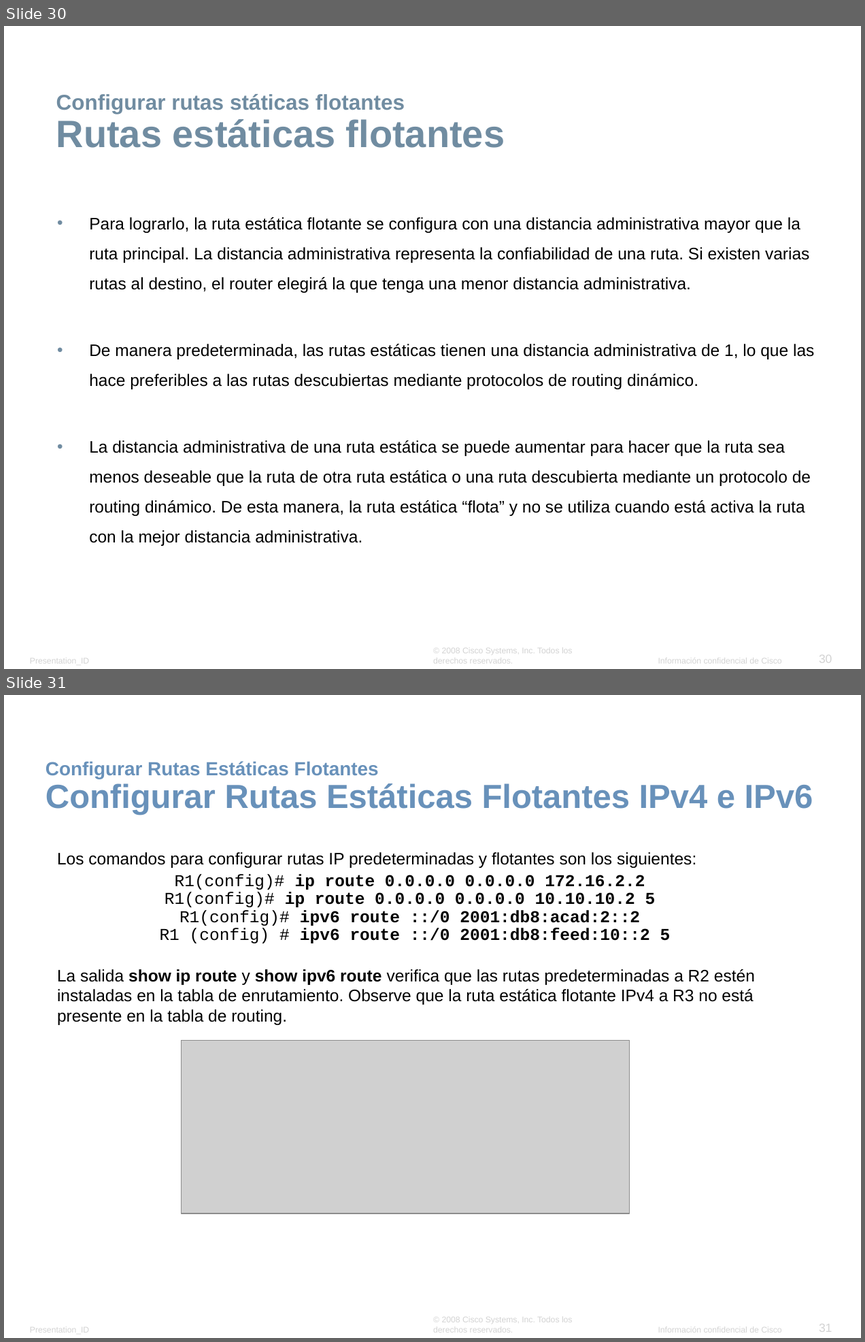
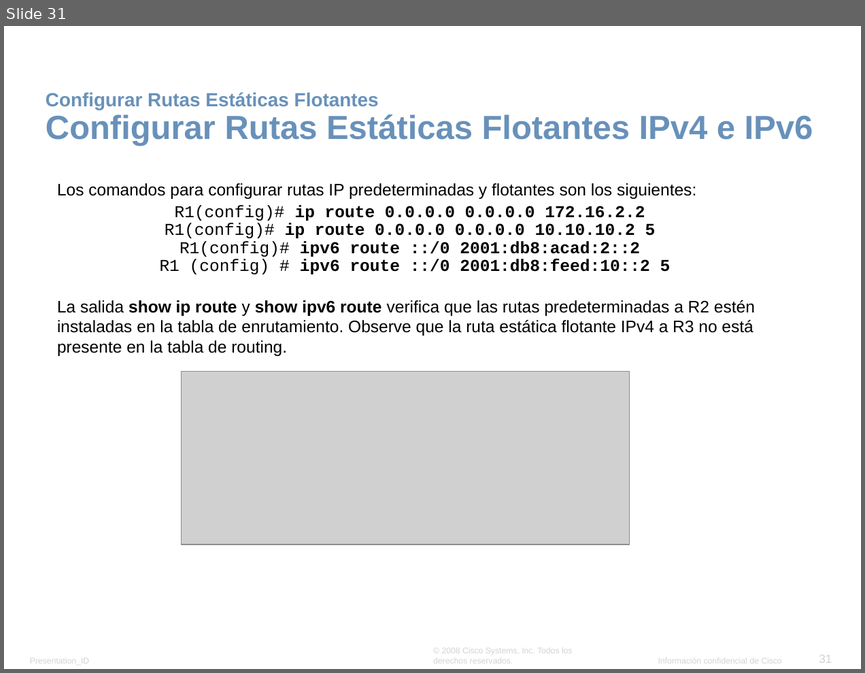
Before and after one commit to lizetheP/Seguridad, a slide deck: Calendario/Presentaciones/6_Ruteo_estatico.pptx. Shown one above the other, each under a label of ours: slides 30 and 31 before the commit, slide 31 after it. The pictures are 865x1342 and 865x673 pixels, drawn with LibreOffice and Linux fonts; fonts in the diff are those of the drawing; grey boxes stand for pictures; background and template pictures are left out. Boxes give left, top, right and bottom in pixels: in the first picture for what was removed or moved away, otherwise in the second. Text is boxed around its words. In the diff, an @@ line names an element or a change of style, - is before the commit and + after.

```diff
--- a/Calendario/Presentaciones/6_Ruteo_estatico.pptx
+++ b/Calendario/Presentaciones/6_Ruteo_estatico.pptx
@@ slide 30 removed at [4, 26, 861, 669], background #FFFFFF; not listed: 4 template elements that a slide beside it also shows @@
@@ text removed at [56, 94, 504, 148] @@
-Configurar rutas státicas flotantes
-Rutas estáticas flotantes
@@ text removed at [89, 217, 814, 546] @@
-• Para lograrlo, la ruta estática flotante se configura con una distancia administrativa mayor que la ruta principal. La distancia administrativa representa la confiabilidad de una ruta. Si existen varias rutas al destino, el router elegirá la que tenga una menor distancia administrativa.
-• De manera predeterminada, las rutas estáticas tienen una distancia administrativa de 1, lo que las hace preferibles a las rutas descubiertas mediante protocolos de routing dinámico.
-• La distancia administrativa de una ruta estática se puede aumentar para hacer que la ruta sea menos deseable que la ruta de otra ruta estática o una ruta descubierta mediante un protocolo de routing dinámico. De esta manera, la ruta estática “flota” y no se utiliza cuando está activa la ruta con la mejor distancia administrativa.
```
Also in this commit, not shown: 5 slides changed, 1 slide added, 4 other files.
